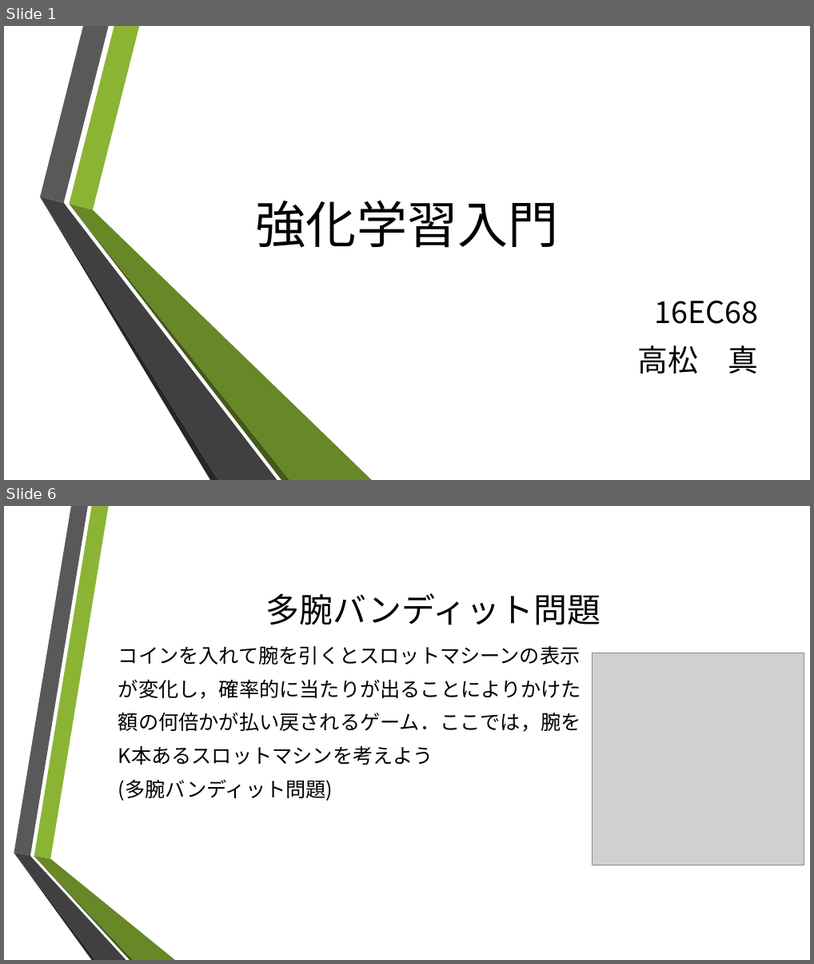
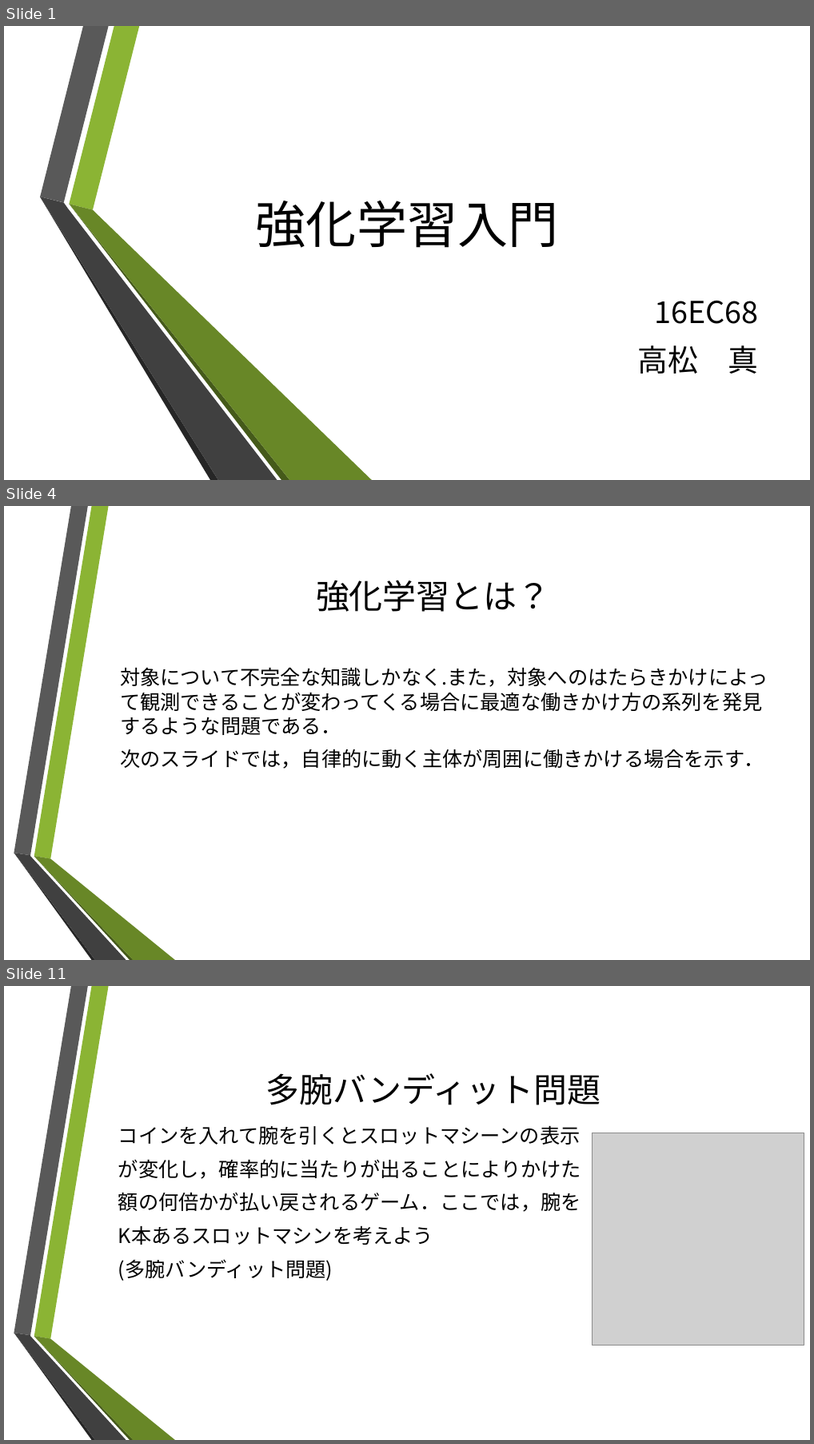
Before and after one commit to makototakamatsu/rainforcement_learning, a slide deck: 強化学習入門2.pptx. Shown one above the other, each under a label of ours: slides 1 and 6 before the commit, slides 1, 4 and 11 after it; the slides between them are not shown. The pictures are 814x964 and 814x1444 pixels, drawn with LibreOffice and Linux fonts; fonts in the diff are those of the drawing; grey boxes stand for pictures; background and template pictures are left out. Boxes give left, top, right and bottom in pixels: in the first picture for what was removed or moved away, otherwise in the second. Text is boxed around its words. In the diff, an @@ line names an element or a change of style, - is before the commit and + after.

```diff
--- a/強化学習入門2.pptx
+++ b/強化学習入門2.pptx
@@ slide 4 added at bbox=[4, 506, 810, 960], background picture (left out); not listed: 6 template elements that a slide beside it also shows @@
@@ title added at bbox=[316, 580, 551, 612], 40 pt, text #000000 @@
+強化学習とは？
@@ text added at bbox=[120, 667, 769, 768], 24 pt, text #000000 @@
+対象について不完全な知識しかなく.また，対象へのはたらきかけによって観測できることが変わってくる場合に最適な働きかけ方の系列を発見するような問題である．
+次のスライドでは，自律的に動く主体が周囲に働きかける場合を示す．
@@ what was slide 6 is now slide 11 @@
```
Also in this commit, not shown: 6 slides changed, 6 other slides added, 2 slides removed.
